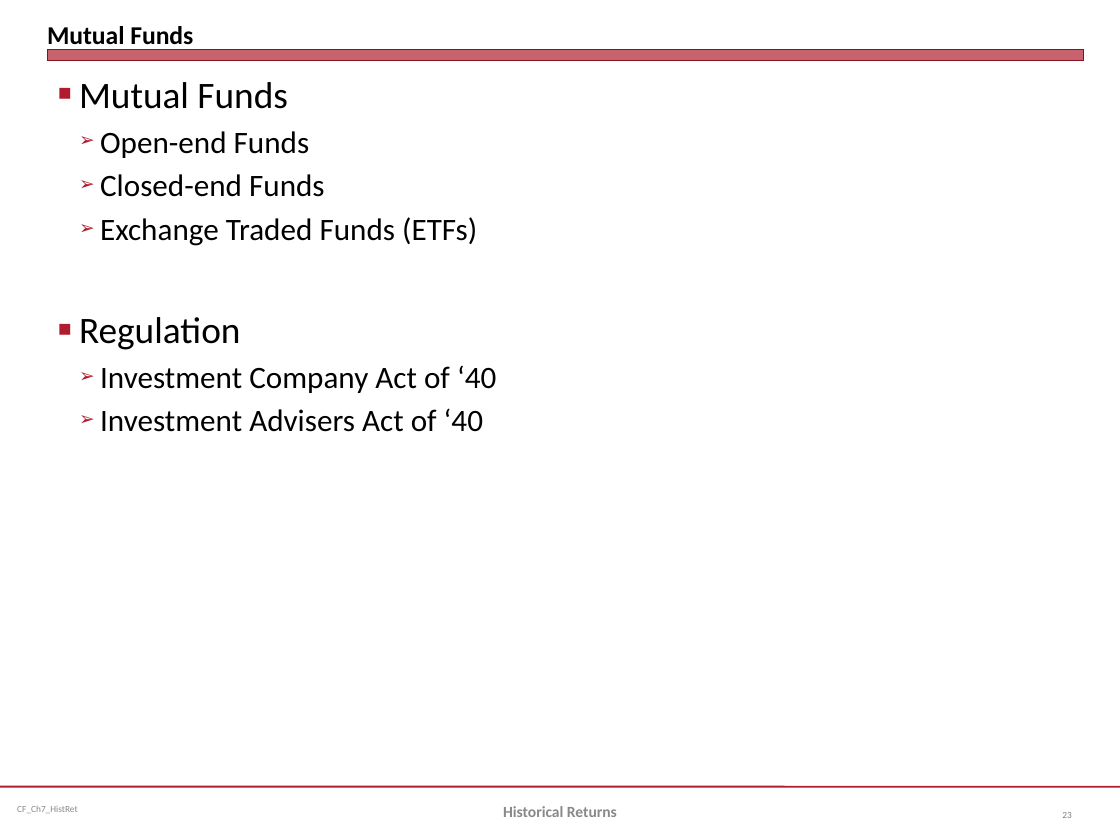
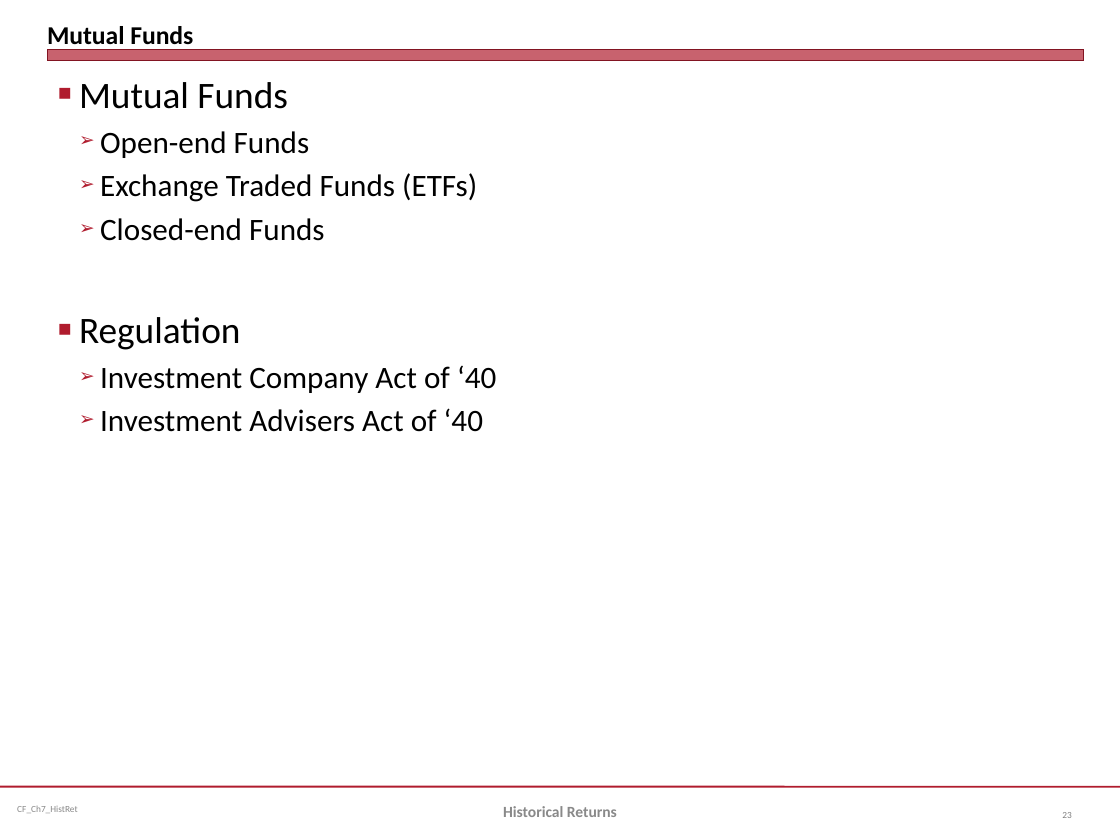
Before and after one commit to jmc877/Corporate-Finance, a slide deck: slide 23 of slides/CF_Ch7_HistRet_20.pptx. Drawn at 1120x840 pixels with LibreOffice and Linux fonts; fonts in the diff are those of the drawing. Boxes give left, top, right and bottom in pixels: in the first picture for what was removed or moved away, otherwise in the second. Text is boxed around its words. In the diff, an @@ line names an element or a change of style, - is before the commit and + after.

```diff
--- a/slides/CF_Ch7_HistRet_20.pptx
+++ b/slides/CF_Ch7_HistRet_20.pptx
@@ text at [100, 173, 477, 202]: paragraph added @@
+  ➢ Exchange Traded Funds (ETFs)
@@ text at [100, 217, 477, 246]: paragraph removed @@
-  ➢ Exchange Traded Funds (ETFs)
```
Also in this commit, not shown: 7 other slides changed, 1 slide added, 1 slide removed, 2 other files.
